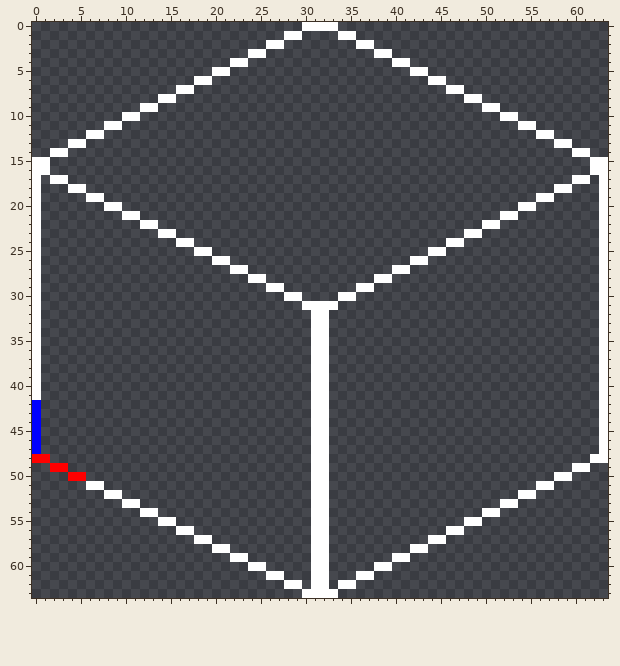
Two versions of one pixel-art file, assets/cube-template.aseprite. Above, as it was before the edit.
64x64 pixels, 1 frame.
The same view after the edit:
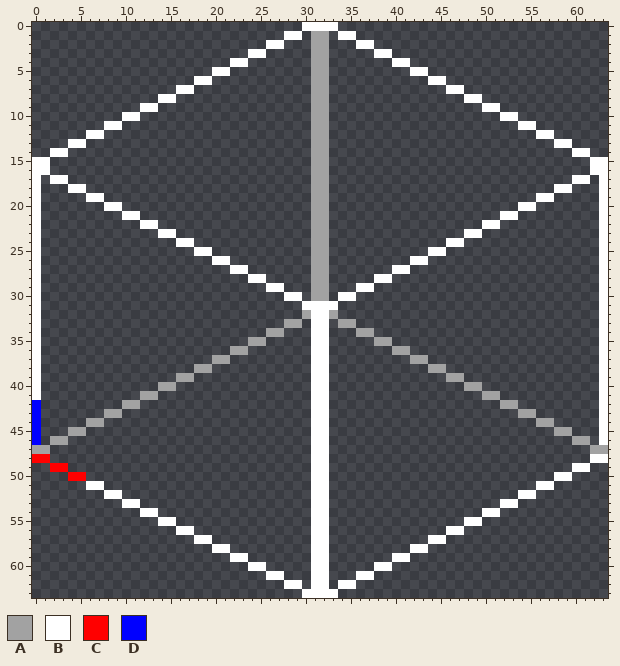
Palette (. is transparent): A #a2a2a2  B #ffffff  C #ff0000  D #0000ff
From old to new:
There is now colour A in rows 1 to 30 at x 31 to 32; in row 32 at x 30 and 33; in row 33 at x 28 to 29 and 34 to 35; in row 34 at x 26 to 27 and 36 to 37; in row 35 at x 24 to 25 and 38 to 39; in row 36 at x 22 to 23 and 40 to 41.
There is now colour A in row 37 at x 20 to 21 and 42 to 43; in row 38 at x 18 to 19 and 44 to 45; in row 39 at x 16 to 17 and 46 to 47; in row 40 at x 14 to 15 and 48 to 49; in row 41 at x 12 to 13 and 50 to 51; in row 42 at x 10 to 11 and 52 to 53.
There is now colour A in row 43 at x 8 to 9 and 54 to 55; in row 44 at x 6 to 7 and 56 to 57; in row 45 at x 4 to 5 and 58 to 59; in row 46 at x 2 to 3 and 60 to 61; in row 47 at x 1 and 62.
The edit turns colour B into colour A in row 47 at x 63.
The edit turns colour D into colour A in row 47 at x 0.
